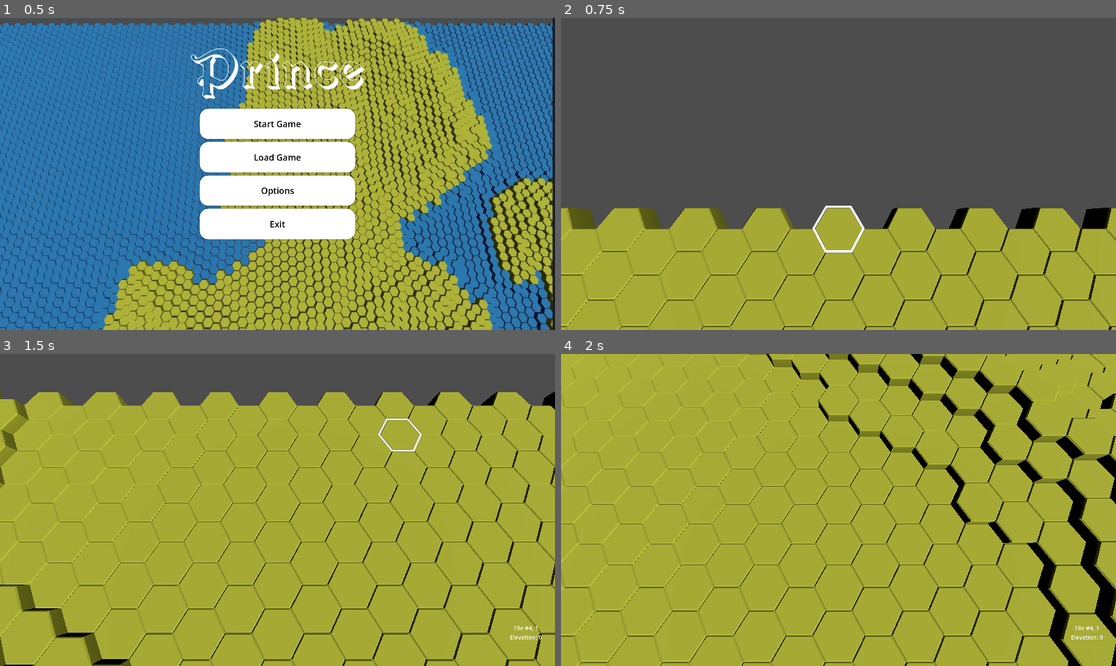
Above: before the commit, frames 1-4 (two rows, left to right).
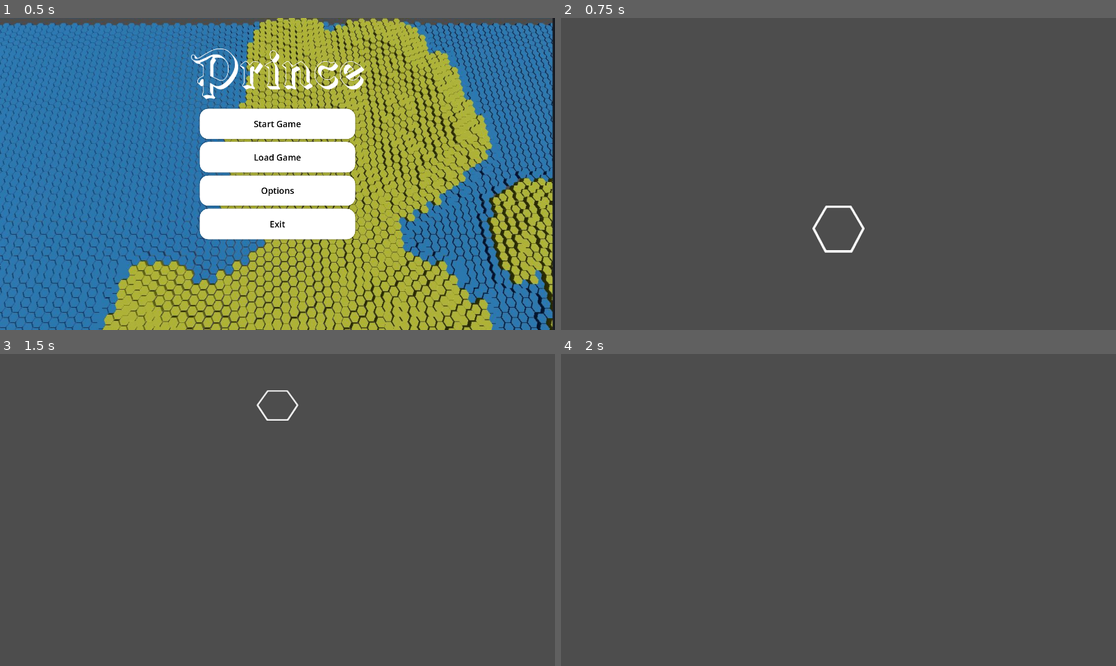
Above: after the commit, the same moments.

Repository: web-fu/prince
Game: Godot game, scene res://scenes/ui/MainMenu.tscn
The game is run twice, just before and just after one commit, with the same random seed, the same clock (stepped at 60 frames per second) and the same inputs.
Inputs (mouse positions are in pixels of both pictures, inside the frame that each line leads up to):
- Up to frame 1 (0.5 s): no input
- Up to frame 2 (0.75 s): click "Start Game" at 0.5 s
- Up to frame 3 (1.5 s): tap Enter at 1.25 s; move the mouse to (399, 494) at 1.27 s; hold E (axial_move_north_east) from 1.28 s (still down); hold Down (camera_move_down) from 1.28 s (still down); click (399, 494) at 1.42 s
- Up to frame 4 (2 s): keep holding E (axial_move_north_east); keep holding Down (camera_move_down)

Frame 1 is identical in both runs. In frame 2, 37% of the frame differs, in the area x 0-100%, y 60-100%; in frame 3, 86%; in frame 4, 100%, in the area x 0-100%, y 0-100%.
Error after the commit: Parse Error: Too many arguments for "get_hex()" call. Expected at most 1 but received 2. (res://scripts/generation/PlateGenerator.gd:17)

Commit message:
get_hex uses offset

Diff:
--- a/scenes/Prince.gd
+++ b/scenes/Prince.gd
@@ -20,6 +20,6 @@
 		var position = from + to * (-from.y / to.y)
 		var offset = CoordConverter.worldToOffset(position)
 		if offset:
-			var hex = grid.get_hex(offset.col, offset.row)
+			var hex = grid.get_hex(offset)
 			$TileInfo.show_tile(hex)
-			$WorldView/TileSelected.move(hex.coord)
+			$TileSelected.move(hex)
--- a/scenes/Prince.tscn
+++ b/scenes/Prince.tscn
@@ -12,8 +12,6 @@
 script = ExtResource("1_53cng")
 
 [node name="WorldView" parent="." instance=ExtResource("2_aekfh")]
-
-[node name="TileSelected" parent="WorldView" instance=ExtResource("3_la7yk")]
 
 [node name="GameCamera" type="Camera3D" parent="."]
 transform = Transform3D(1, 0, 0, 0, 0.258819, 0.965926, 0, -0.965926, 0.258819, 0, 10, 0)
@@ -61,3 +59,5 @@
 theme_override_font_sizes/font_size = 20
 horizontal_alignment = 1
 vertical_alignment = 1
+
+[node name="TileSelected" parent="." instance=ExtResource("3_la7yk")]
--- a/scenes/WorldView.gd
+++ b/scenes/WorldView.gd
@@ -9,7 +9,7 @@
 			var coord = OffsetCoord.new(col, row)
 			var position = CoordConverter.offsetToWorld(coord)
 			var normCoord = CoordConverter.normalize(coord)
-			var hex = grid.get_hex(normCoord.col, normCoord.row)
+			var hex = grid.get_hex(normCoord)
 			var tile = _get_tile(grid, hex)
 			position.y = hex.elevation * Common.TILE_HEIGHT if hex.elevation > 0 else 0
 			tile.position = position
--- a/scenes/ui/TileSelected.gd
+++ b/scenes/ui/TileSelected.gd
@@ -27,8 +27,8 @@
 		coordNew = self.coord.northWest()
 
 	if coordNew:
-		self.move(coordNew)
+		self.move(get_parent().grid.get_hex(coordNew))
 
-func move(coord: OffsetCoord):
-	self.coord = coord
-	self.position = CoordConverter.offsetToWorld(coord)
+func move(hex: Hex):
+	self.coord = hex.coord
+	self.position = hex.getWorldPosition()
--- a/scripts/domain/HexGrid.gd
+++ b/scripts/domain/HexGrid.gd
@@ -16,12 +16,12 @@
 func _addHex(col:int, row:int):
 	hexes[Vector2i(col, row)] = Hex.new(col, row)
 
-func get_hex(col:int, row:int) -> Hex:
-	return hexes.get(Vector2i(col, row), null)
+func get_hex(coord: OffsetCoord) -> Hex:
+	return hexes.get(Vector2i(coord.col, coord.row), null)
 
 func neighbors(hex:Hex) -> Array:
 	var result := []
 	var coords = CoordConverter.getOffsetNeighbors(hex.coord)
 	for coord in coords:
-		result.append(self.get_hex(coord.col, coord.row))
+		result.append(self.get_hex(coord))
 	return result
